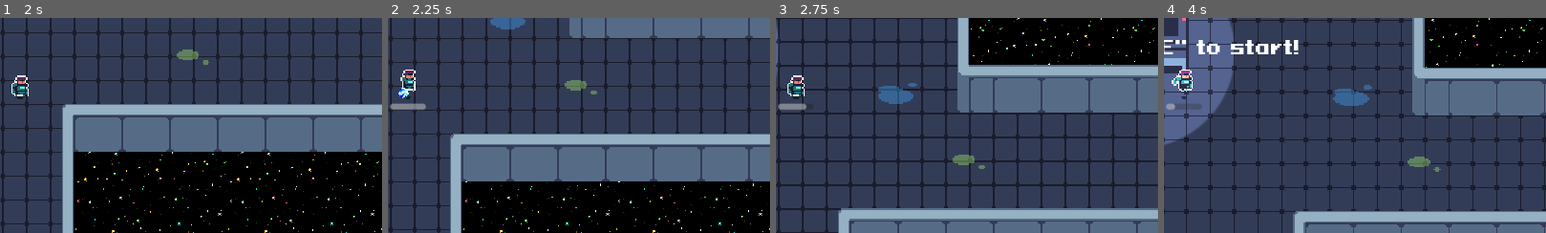
Above: before the commit, frames 1-4 (left to right).
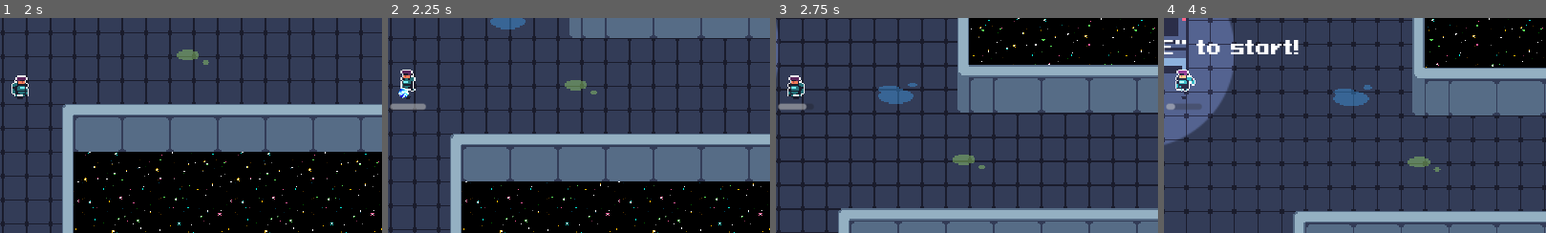
Above: after the commit, the same moments.

Repository: AugustanaCSC380January2024/final-game-solo
Game: Godot game, scene res://Scenes/main_menu.tscn
Two runs of this game, one before a commit and one after it. Both use one fixed random seed, a clock stepped at 60 frames per second and the inputs below. Sound files missing from this copy of the repository are replaced by a short silence.
Inputs (mouse positions are % of the whole screen's width and height, from its top left):
- Up to frame 1 (2 s): click "New Game" at 0.5 s; click "Continue" at 1.25 s
- Up to frame 2 (2.25 s): tap Enter at 2 s; move the mouse to (45, 70) at 2.02 s; hold Up (ui_up) from 2.03 s (still down); tap E (interact) at 2.1 s; click (45, 70) at 2.17 s
- Up to frame 3 (2.75 s): keep holding Up (ui_up)
- Up to frame 4 (4 s): release Up (ui_up) at 2.75 s; drag from (80, 65) to (36, 42) at 2.77 s; tap Space at 3.5 s; move the mouse to (20, 35) at 3.52 s; hold Left (ui_left) from 3.53 s (still down); tap E (interact) at 3.6 s
The pictures show only the part of the screen within x 47-97%, y 37-87%; the shares and areas given below are measured in that part.

Frame 1 is identical in both runs. In frame 2, 0.2% of the frame differs, in the area x 3-8%, y 24-35%; in frame 3, 0.2%; in frame 4, 0.3%, in the area x 2-9%, y 24-35%.

Commit message:
Fixed player looking directions

Diff:
--- a/Scripts/player.gd
+++ b/Scripts/player.gd
@@ -78,13 +78,13 @@
 	look_vector.x = -(Input.get_action_strength("look_right_%s" % [player_id]) - Input.get_action_strength("look_left_%s" % [player_id]))
 	if look_vector.x > 0:
 		animated_sprite.flip_h = true
-	else:
+	elif look_vector.x < 0:
 		animated_sprite.flip_h = false
 	look_vector.y = (Input.get_action_strength("look_up_%s" % [player_id]) - Input.get_action_strength("look_down_%s" % [player_id]))
 	if look_vector != Vector2.ZERO:
 		print("TURE")
 		crosshair.visible = true
-		crosshair.position = -(look_vector.normalized()*100)
+		crosshair.position = -(look_vector.normalized()*40)
 		controller_aim = true
 	else:
 		crosshair.visible = false
@@ -92,7 +92,7 @@
 
 func get_input():
 	var input_direction = Input.get_vector("move_left_%s" % [player_id], "move_right_%s" % [player_id], "move_up_%s" % [player_id], "move_down_%s" % [player_id])
-	if player_id == 2:
+	if player_id == 1:
 		if global_position.x > get_global_mouse_position().x:
 			animated_sprite.flip_h = true
 		else:
